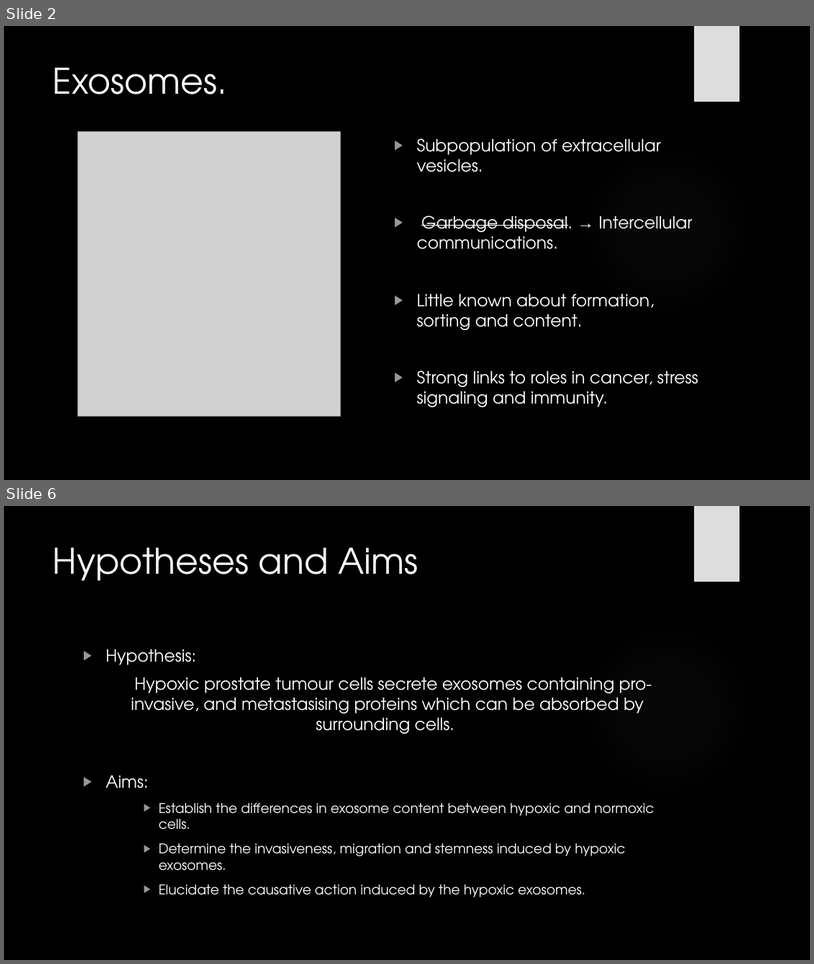
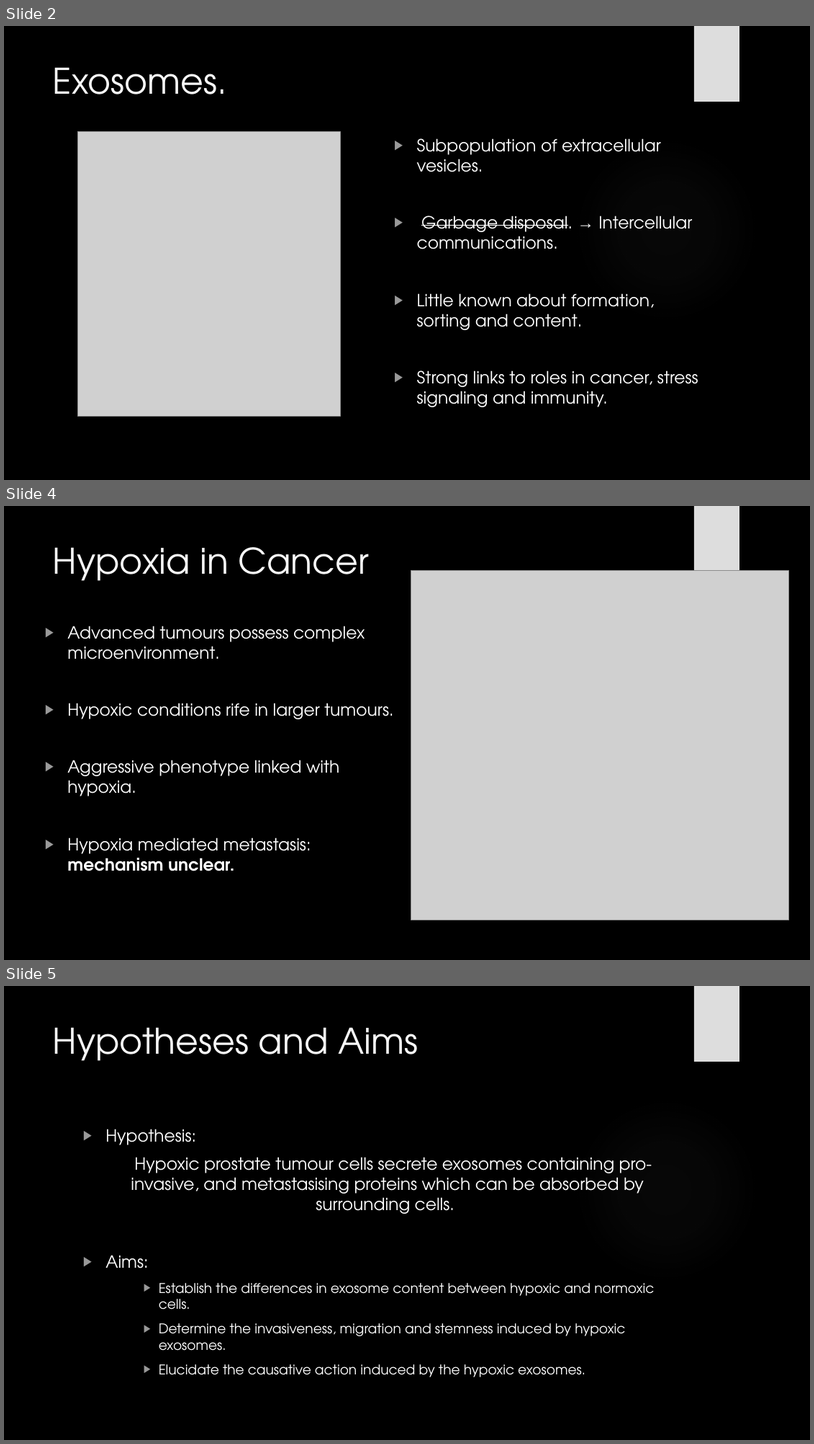
Before and after one commit to HarleyRobinson/Honours2, a slide deck: BackgroundInfo/JCslides.pptx. Shown one above the other, each under a label of ours: slides 2 and 6 before the commit, slides 2, 4 and 5 after it; the slides between them are not shown. The pictures are 814x964 and 814x1444 pixels, drawn with LibreOffice and Linux fonts; fonts in the diff are those of the drawing; grey boxes stand for pictures; background and template pictures are left out. Boxes give left, top, right and bottom in pixels: in the first picture for what was removed or moved away, otherwise in the second. Text is boxed around its words. In the diff, an @@ line names an element or a change of style, - is before the commit and + after.

```diff
--- a/BackgroundInfo/JCslides.pptx
+++ b/BackgroundInfo/JCslides.pptx
@@ slide 4 added at (4, 506, 810, 960), background picture (left out); not listed: 1 template element that a slide beside it also shows @@
@@ title added at (53, 547, 370, 581), 42 pt, text #F8F8F8 @@
+Hypoxia in Cancer
@@ picture added at (411, 571, 790, 920) @@
@@ text added at (67, 626, 394, 871), 20 pt, text #FFFFFF @@
+▶ Advanced tumours possess complex microenvironment.
+▶ Hypoxic conditions rife in larger tumours.
+▶ Aggressive phenotype linked with hypoxia.
+▶ Hypoxia mediated metastasis: mechanism unclear.
@@ what was slide 6 is now slide 5 @@
```
Also in this commit, not shown: 4 slides changed, 2 slides removed, 1 other file.
